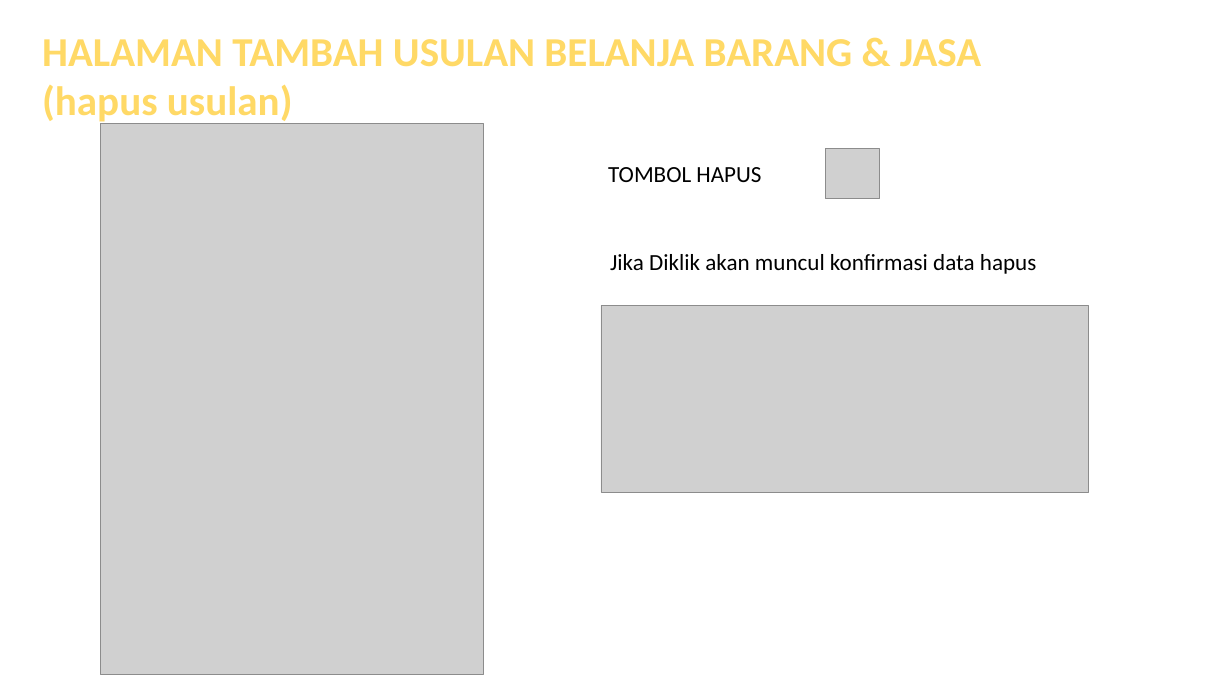
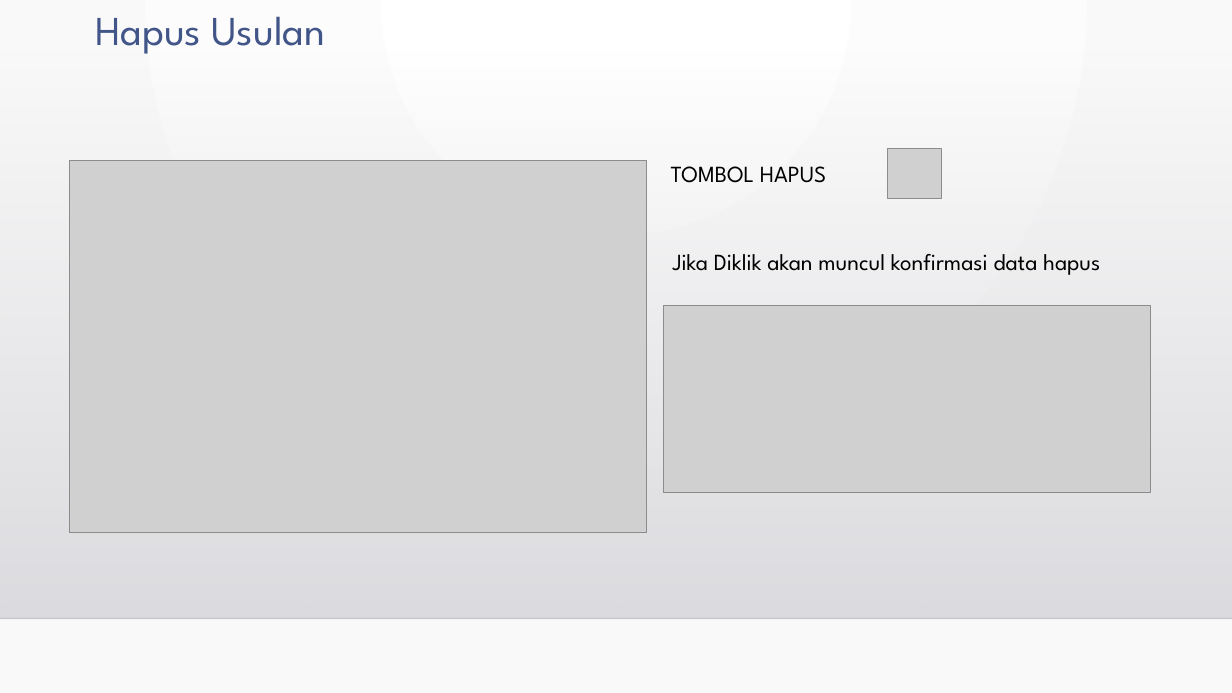
Before and after one commit to regipurnama/renbutbaru, a slide deck: slide 8 of assets/file/buku_petunjuk_rkbu.pptx (slide 9 before the commit). Drawn at 1232x693 pixels with LibreOffice and Linux fonts; fonts in the diff are those of the drawing; grey boxes stand for pictures; background and template pictures are left out. Boxes give left, top, right and bottom in pixels: in the first picture for what was removed or moved away, otherwise in the second. Text is boxed around its words. In the diff, an @@ line names an element or a change of style, - is before the commit and + after.

```diff
--- a/assets/file/buku_petunjuk_rkbu.pptx
+++ b/assets/file/buku_petunjuk_rkbu.pptx
@@ background #FFFFFF to gradient #FFFFFF to #FAFAFA @@
@@ text at (95,16,325,54): text changed; font Calibri to League Spartan; text colour gradient #FFC000 to #FFD966 to #FFF2CC to #415588; bold off @@
-HALAMAN TAMBAH USULAN BELANJA BARANG & JASA
-(hapus usulan)
+Hapus Usulan
@@ rectangle added at (0,47,1232,618), fill gradient #DCDCE0 to #DEDEE2 @@
@@ text "TOMBOL HAPUS" at (671,166,826,183): font Calibri to League Spartan @@
@@ picture: place and size @@
-picture at (101,123,483,675)
+picture at (69,161,646,532)
@@ 2 pictures, 2 texts: place and size @@
-2 pictures, 2 texts at (601,149,1088,492)
+2 pictures, 2 texts at (664,149,1151,492)
@@ text "Jika Diklik akan muncul konfirmasi ..." at (673,254,1100,275): font Calibri to League Spartan @@
@@ line added from (0, 618) to (1232, 618), #000001 1 pt @@
```
Also in this commit, not shown: 8 other slides changed, 2 slides added, 1 slide removed, 2 other files.
